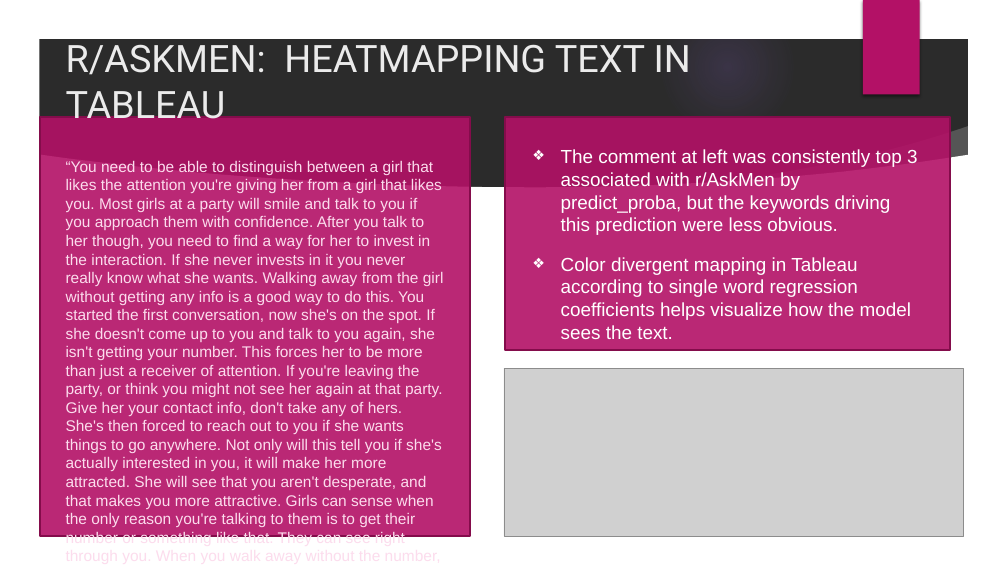
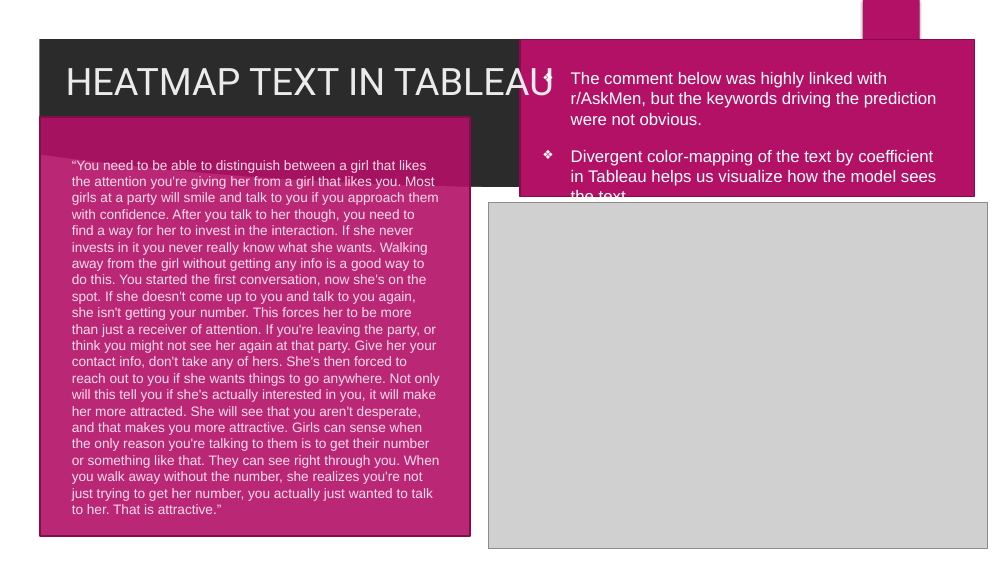
Before and after one commit to eamonious/reddit-comment-gender, a slide deck: slide 13 of project3.pptx (slide 11 before the commit). Drawn at 1008x567 pixels with LibreOffice and Linux fonts; fonts in the diff are those of the drawing; grey boxes stand for pictures; background and template pictures are left out; a plain dark background stands for a picture behind light text. Boxes give left, top, right and bottom in pixels: in the first picture for what was removed or moved away, otherwise in the second. Text is boxed around its words. In the diff, an @@ line names an element or a change of style, - is before the commit and + after.

Commit message:
slide images

```diff
--- a/project3.pptx
+++ b/project3.pptx
@@ rectangle added at (x1=520, y1=39, x2=975, y2=197), fill #B31166, outline #840D4B 1.5 pt @@
@@ title at (x1=66, y1=61, x2=554, y2=105): text changed @@
-R/ASKMEN: HEATMAPPING TEXT IN TABLEAU
+HEATMAP TEXT IN TABLEAU
@@ text at (x1=571, y1=72, x2=937, y2=203): text changed; size 18 to 16 pt @@
-❖ The comment at left was consistently top 3 associated with r/AskMen by predict_proba, but the keywords driving this prediction were less obvious.
-❖ Color divergent mapping in Tableau according to single word regression coefficients helps visualize how the model sees the text.
+❖ The comment below was highly linked with r/AskMen, but the keywords driving the prediction were not obvious.
+❖ Divergent color-mapping of the text by coefficient in Tableau helps us visualize how the model sees the text.
@@ rectangle removed at (x1=505, y1=117, x2=951, y2=350) @@
@@ text "“You need to be able ..." at (x1=72, y1=160, x2=440, y2=501): size 14.7 to 13 pt @@
@@ picture added at (x1=488, y1=203, x2=987, y2=548) @@
@@ picture removed at (x1=504, y1=368, x2=964, y2=536) @@
```
Also in this commit, not shown: 8 other slides changed, 3 slides added, 2 slides removed, 40 other files.
